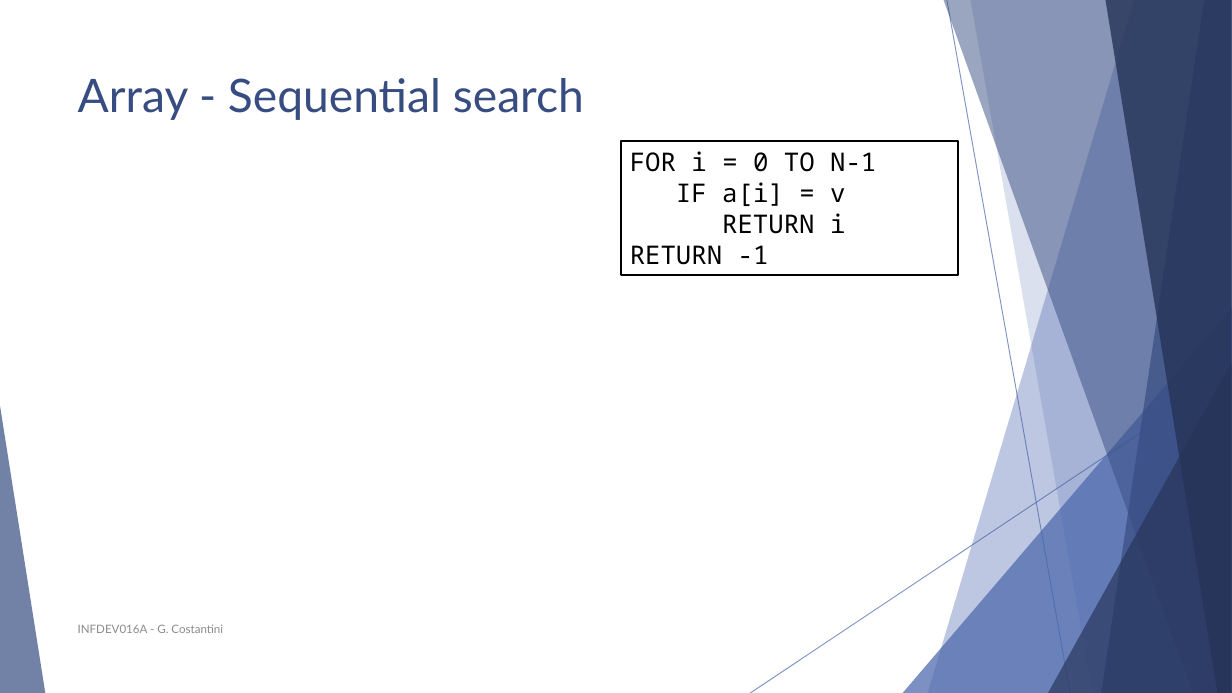
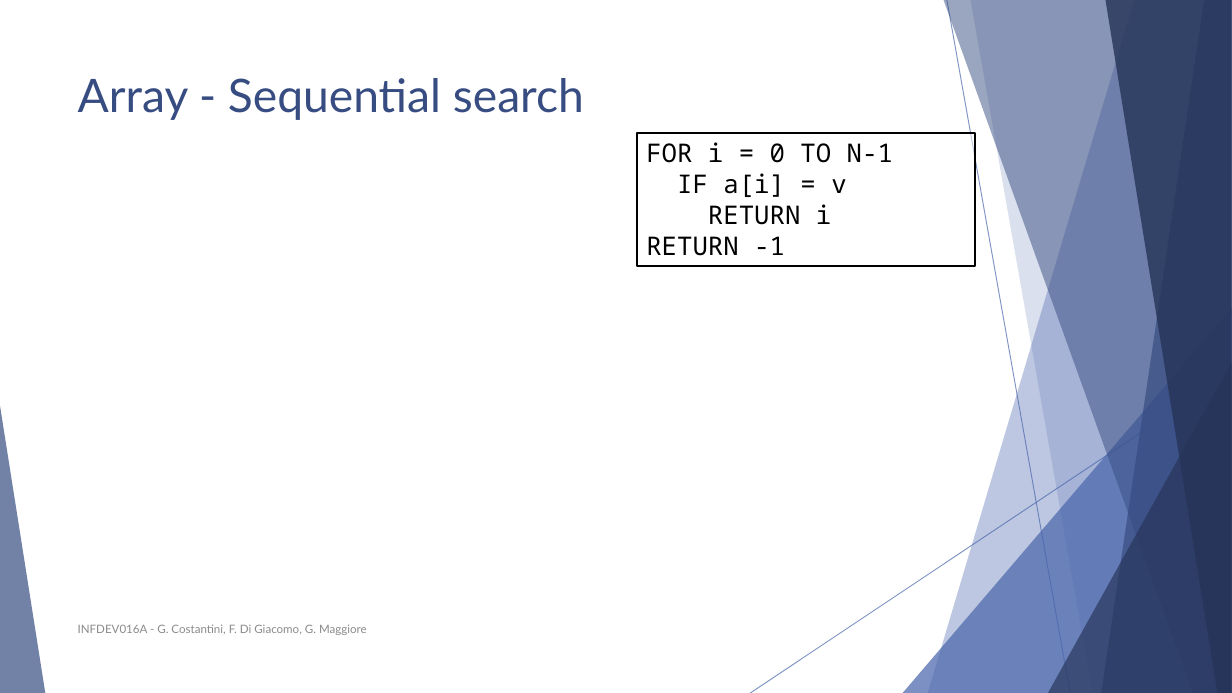
Before and after one commit to polyanos/INFDEV01-6A, a slide deck: slide 16 of Slides/Week 1 - Intro, array, complexity.pptx. Drawn at 1232x693 pixels with LibreOffice and Linux fonts; fonts in the diff are those of the drawing; grey boxes stand for pictures. Boxes give left, top, right and bottom in pixels: in the first picture for what was removed or moved away, otherwise in the second. Text is boxed around its words. In the diff, an @@ line names an element or a change of style, - is before the commit and + after.

```diff
--- a/Slides/Week 1 - Intro, array, complexity.pptx
+++ b/Slides/Week 1 - Intro, array, complexity.pptx
@@ rectangle "FOR i = 0 TO ...": place and size @@
-rectangle "FOR i = 0 TO ..." at (621, 141, 959, 275)
+rectangle "FOR i = 0 TO ..." at (638, 133, 976, 267)
@@ text in rectangle at (677, 173, 846, 225): list level 2 to 1 in "IF a[i] = v"; list level 3 to 1 in "RETURN i" @@
@@ text at (78, 624, 367, 635): text changed @@
-INFDEV016A - G. Costantini
+INFDEV016A - G. Costantini, F. Di Giacomo, G. Maggiore
```
Also in this commit, not shown: 51 other slides changed, 3 slides added, 1 slide removed.
